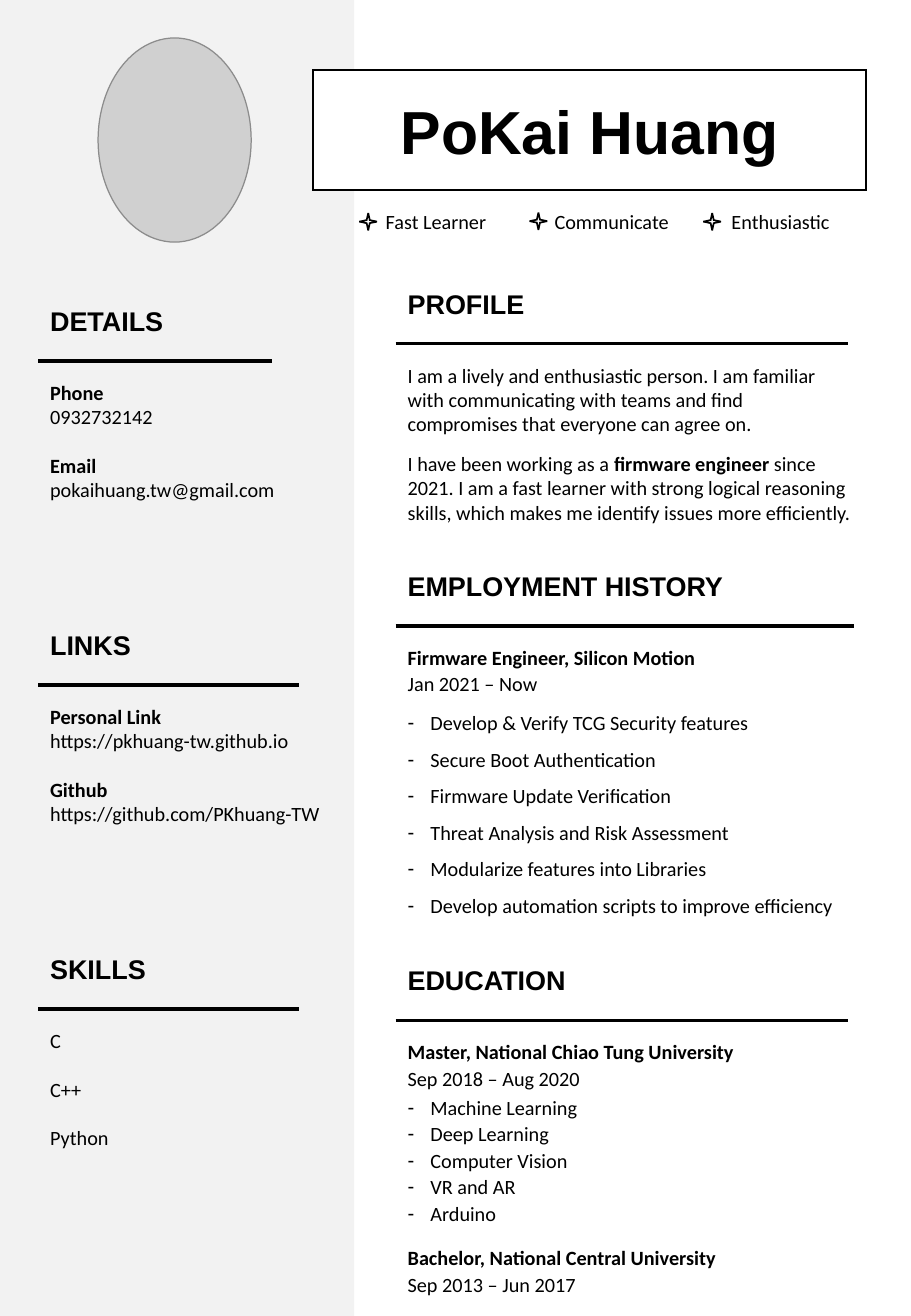
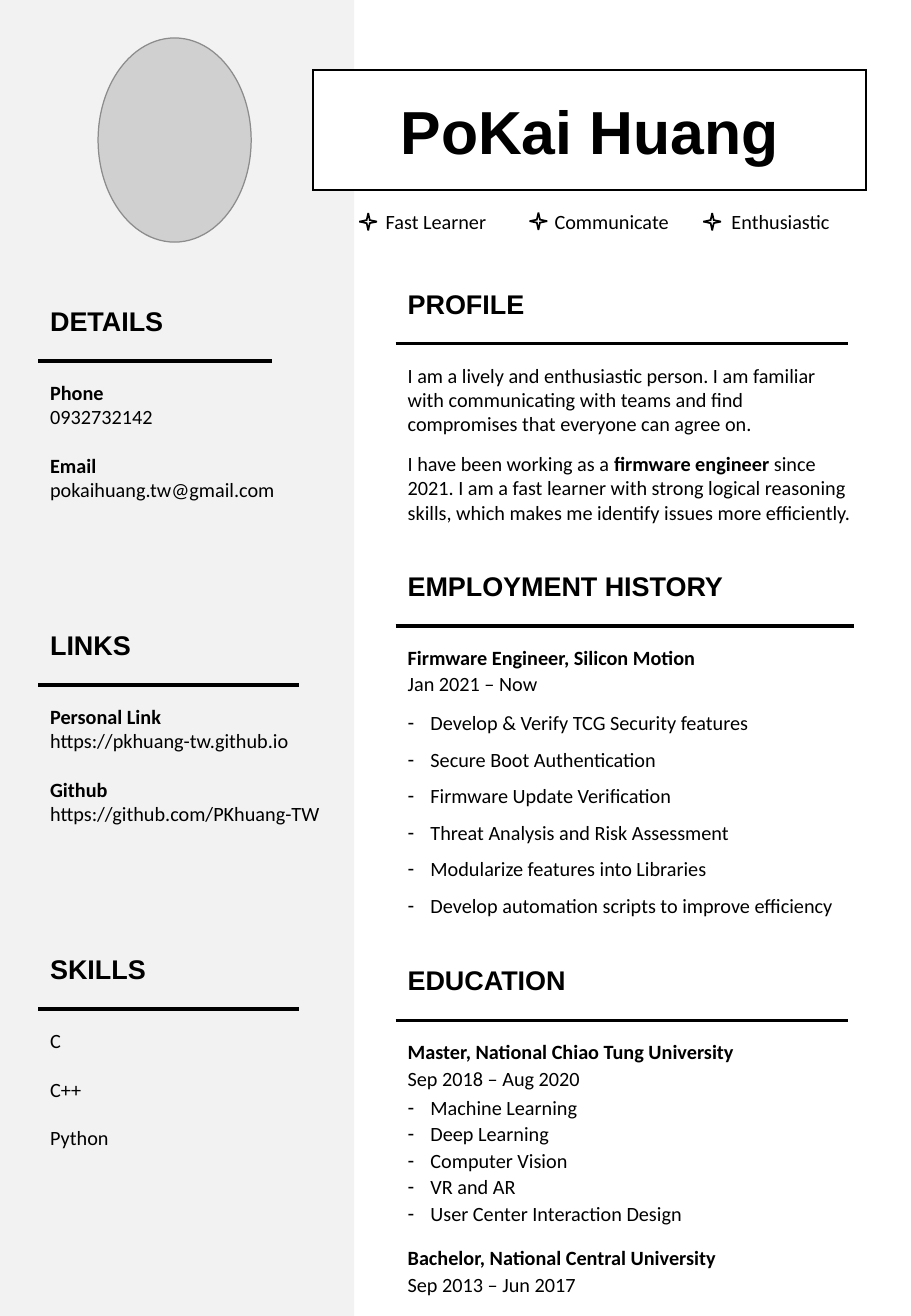
Before and after one commit to PKhuang-TW/PKhuang-TW.github.io, a slide deck: slide 1 of attaches/CV.pptx. Drawn at 911x1316 pixels with LibreOffice and Linux fonts; fonts in the diff are those of the drawing; grey boxes stand for pictures. Boxes give left, top, right and bottom in pixels: in the first picture for what was removed or moved away, otherwise in the second. Text is boxed around its words. In the diff, an @@ line names an element or a change of style, - is before the commit and + after.

```diff
--- a/attaches/CV.pptx
+++ b/attaches/CV.pptx
@@ text at bbox=[430, 1207, 682, 1225]: text changed @@
-– Arduino
+– User Center Interaction Design
```
Also in this commit, not shown: 1 other file.
